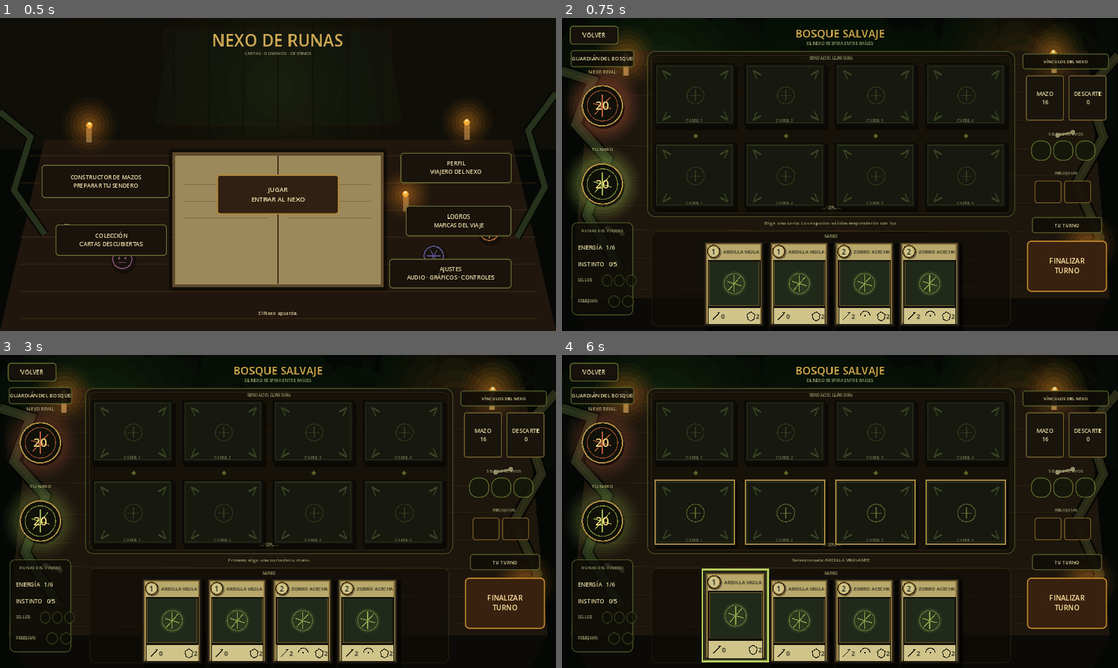
Above: before the commit, frames 1-4 (two rows, left to right).
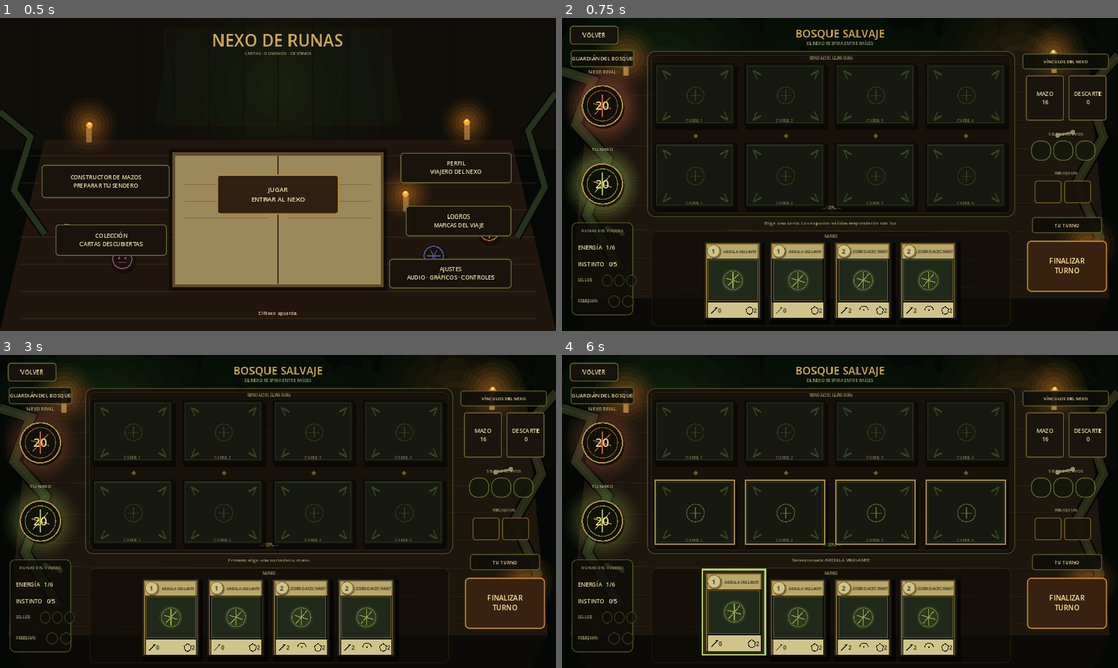
Above: after the commit, the same moments.

Repository: LoloscarPrr/Nexo-de-runas-v2
Game: Godot game, scene res://scenes/main.tscn
The game is run twice, just before and just after one commit, with the same random seed, the same clock (stepped at 60 frames per second) and the same inputs.
Inputs (mouse positions are in pixels of both pictures, inside the frame that each line leads up to):
- Up to frame 1 (0.5 s): no input
- Up to frame 2 (0.75 s): click "JUGAR ENTRAR AL NEXO" at 0.5 s
- Up to frame 3 (3 s): click "VOLVER" at 1.25 s; click "JUGAR ENTRAR AL NEXO" at 2 s; click (133, 511) at 2.77 s
- Up to frame 4 (6 s): click (784, 511) at 3.52 s; click (878, 511) at 4.27 s; click (967, 511) at 5.02 s; click (734, 621) at 5.77 s

Frame 1 is identical in both runs. In frame 2, 4.1% of the frame differs, in the area x 25-72%, y 71-99%; in frame 3, 4.1%; in frame 4, 4.6%, in the area x 25-72%, y 68-99%.

Commit message:
Fit physical cards cleanly in mobile battle slots

Diff:
--- a/scripts/ui/canonical_forest_card.gd
+++ b/scripts/ui/canonical_forest_card.gd
@@ -59,7 +59,9 @@
 	card_ready = is_ready
 	_cached_art_id = ""
 	_cached_texture = null
-	custom_minimum_size = Vector2(128, 182) if compact else Vector2(148, 205)
+	# Las cartas del tablero reciben su tamaño del carril. No deben forzar un
+	# mínimo mayor que el hueco y sobresalir como ocurría en la build anterior.
+	custom_minimum_size = Vector2.ZERO if compact else Vector2(132, 184)
 	scale = Vector2(1.045, 1.045) if selected else Vector2.ONE
 	if is_inside_tree():
 		_restore_pose()
@@ -86,58 +88,64 @@
 func _draw() -> void:
 	var w := size.x
 	var h := size.y
-	if w < 80 or h < 110:
-		return
-	draw_rect(Rect2(7, 8, w - 5, h - 4), Color(0, 0, 0, 0.62))
+	if w < 66 or h < 92:
+		return
+	draw_rect(Rect2(5, 6, w - 3, h - 2), Color(0, 0, 0, 0.62))
 	draw_rect(Rect2(1, 1, w - 7, h - 7), BARK_DARK)
 	draw_rect(Rect2(4, 4, w - 13, h - 13), BARK)
 	draw_rect(Rect2(7, 7, w - 19, h - 19), PARCHMENT_DARK)
 	draw_rect(Rect2(10, 10, w - 25, h - 25), PARCHMENT)
 	draw_rect(Rect2(10, 10, w - 25, h - 25), BRASS, false, 1.5)
 	var font := ThemeDB.fallback_font
-	var head_h := 31.0 if compact else 36.0
-	var stat_h := 34.0 if compact else 39.0
+	var head_h := 26.0 if compact else 34.0
+	var stat_h := 29.0 if compact else 37.0
 	var title_text := str(card.get("name", "CARTA"))
-	var title_size := 9 if compact else 11
-	if title_text.length() > 19:
+	var title_size := 8 if compact else 9
+	if title_text.length() > 16:
 		title_size -= 1
-	var badge_center := Vector2(25, 26)
-	draw_circle(badge_center + Vector2(2, 2), 16.0, Color(0, 0, 0, 0.38))
-	draw_circle(badge_center, 15.0, BARK_DARK)
-	draw_circle(badge_center, 12.5, PARCHMENT_LIGHT)
-	draw_arc(badge_center, 12.5, 0, TAU, 24, BRASS, 2.0)
-	draw_string(font, Vector2(15, 33), str(int(card.get("cost", 0))), HORIZONTAL_ALIGNMENT_CENTER, 20, 16, INK)
-	draw_string(font, Vector2(44, 31), title_text, HORIZONTAL_ALIGNMENT_CENTER, w - 58, title_size, INK)
-	draw_line(Vector2(17, head_h + 8), Vector2(w - 19, head_h + 8), Color(0.25, 0.22, 0.12, 0.65), 1.0)
-	var art_top := head_h + 13.0
-	var art_bottom := h - stat_h - 15.0
-	var art_rect := Rect2(15, art_top, w - 33, maxf(38.0, art_bottom - art_top))
+	if title_text.length() > 22:
+		title_size -= 1
+	var badge_center := Vector2(22, 22) if compact else Vector2(25, 25)
+	var badge_r := 12.5 if compact else 14.0
+	draw_circle(badge_center + Vector2(2, 2), badge_r + 2.0, Color(0, 0, 0, 0.38))
+	draw_circle(badge_center, badge_r + 1.0, BARK_DARK)
+	draw_circle(badge_center, badge_r, PARCHMENT_LIGHT)
+	draw_arc(badge_center, badge_r, 0, TAU, 24, BRASS, 2.0)
+	draw_string(font, Vector2(badge_center.x - 9, badge_center.y + 6), str(int(card.get("cost", 0))), HORIZONTAL_ALIGNMENT_CENTER, 18, 14 if compact else 15, INK)
+	draw_string(font, Vector2(39 if compact else 44, 27 if compact else 30), title_text, HORIZONTAL_ALIGNMENT_CENTER, w - (51 if compact else 58), title_size, INK)
+	draw_line(Vector2(15, head_h + 7), Vector2(w - 17, head_h + 7), Color(0.25, 0.22, 0.12, 0.65), 1.0)
+
+	var art_top := head_h + 11.0
+	var art_bottom := h - stat_h - 13.0
+	var art_rect := Rect2(13, art_top, w - 29, maxf(32.0, art_bottom - art_top))
 	draw_rect(art_rect.grow(3), BARK_DARK)
 	draw_rect(art_rect, Color("20291a"))
 	_draw_art(art_rect)
 	draw_rect(art_rect, BRASS.darkened(0.25), false, 1.5)
+
 	var card_type := str(card.get("type", ""))
-	var stat_y := h - stat_h - 11.0
+	var stat_y := h - stat_h - 10.0
 	if card_type == Catalog.TYPE_CREATURE:
-		draw_rect(Rect2(13, stat_y, w - 29, stat_h), PARCHMENT_LIGHT)
-		draw_rect(Rect2(13, stat_y, w - 29, stat_h), INK, false, 1.5)
+		draw_rect(Rect2(11, stat_y, w - 25, stat_h), PARCHMENT_LIGHT)
+		draw_rect(Rect2(11, stat_y, w - 25, stat_h), INK, false, 1.5)
 		var atk := current_attack if current_attack >= 0 else int(card.get("attack", 0))
 		var hp := current_health if current_health >= 0 else int(card.get("health", 0))
-		_draw_stat_glyph(Vector2(31, stat_y + stat_h * 0.51), atk, true)
+		_draw_stat_glyph(Vector2(26, stat_y + stat_h * 0.51), atk, true)
 		_draw_keyword_rune(Rect2(w * 0.36, stat_y + 2, w * 0.28, stat_h - 4))
-		_draw_stat_glyph(Vector2(w - 37, stat_y + stat_h * 0.51), hp, false)
+		_draw_stat_glyph(Vector2(w - 34, stat_y + stat_h * 0.51), hp, false)
 	else:
-		draw_rect(Rect2(13, stat_y, w - 29, stat_h), Color("94844f"))
-		draw_rect(Rect2(13, stat_y, w - 29, stat_h), INK, false, 1.5)
+		draw_rect(Rect2(11, stat_y, w - 25, stat_h), Color("94844f"))
+		draw_rect(Rect2(11, stat_y, w - 25, stat_h), INK, false, 1.5)
 		var kind := "RITO"
 		if card_type == Catalog.TYPE_RELIC:
 			kind = "RELIQUIA"
 		elif card_type == Catalog.TYPE_SEAL:
 			kind = "SELLO"
-		draw_string(font, Vector2(18, stat_y + stat_h * 0.68), kind, HORIZONTAL_ALIGNMENT_CENTER, w - 39, 11, INK)
+		draw_string(font, Vector2(16, stat_y + stat_h * 0.68), kind, HORIZONTAL_ALIGNMENT_CENTER, w - 35, 9 if compact else 10, INK)
+
 	if not card_ready and card_type == Catalog.TYPE_CREATURE:
-		draw_rect(art_rect, Color(0.03, 0.04, 0.02, 0.28))
-		draw_string(font, Vector2(art_rect.position.x, art_rect.end.y - 8), "EN ESPERA", HORIZONTAL_ALIGNMENT_CENTER, art_rect.size.x, 9, Color(0.84, 0.80, 0.58, 0.88))
+		draw_rect(art_rect, Color(0.03, 0.04, 0.02, 0.30))
+		draw_string(font, Vector2(art_rect.position.x, art_rect.end.y - 6), "EN ESPERA", HORIZONTAL_ALIGNMENT_CENTER, art_rect.size.x, 8, Color(0.84, 0.80, 0.58, 0.90))
 	if selected:
 		draw_rect(Rect2(-1, -1, w - 3, h - 3), GLOW, false, 4.0)
 		draw_rect(Rect2(3, 3, w - 11, h - 11), Color(GLOW.r, GLOW.g, GLOW.b, 0.24), false, 2.0)
@@ -175,12 +183,12 @@
 func _draw_stat_glyph(center: Vector2, value: int, attack_stat: bool) -> void:
 	var font := ThemeDB.fallback_font
 	if attack_stat:
-		draw_line(center + Vector2(-8, 8), center + Vector2(7, -7), INK, 2.0)
-		draw_line(center + Vector2(3, -8), center + Vector2(9, -8), INK, 2.0)
+		draw_line(center + Vector2(-7, 7), center + Vector2(6, -6), INK, 2.0)
+		draw_line(center + Vector2(2, -7), center + Vector2(8, -7), INK, 2.0)
 	else:
-		var pts := PackedVector2Array([center + Vector2(0, -10), center + Vector2(9, -4), center + Vector2(7, 7), center + Vector2(0, 11), center + Vector2(-7, 7), center + Vector2(-9, -4), center + Vector2(0, -10)])
-		draw_polyline(pts, INK, 1.8)
-	draw_string(font, center + Vector2(11, 6), str(value), HORIZONTAL_ALIGNMENT_LEFT, 20, 15, INK)
+		var pts := PackedVector2Array([center + Vector2(0, -9), center + Vector2(8, -3), center + Vector2(6, 6), center + Vector2(0, 9), center + Vector2(-6, 6), center + Vector2(-8, -3), center + Vector2(0, -9)])
+		draw_polyline(pts, INK, 1.7)
+	draw_string(font, center + Vector2(9, 5), str(value), HORIZONTAL_ALIGNMENT_LEFT, 18, 13, INK)
 
 func _draw_keyword_rune(rect: Rect2) -> void:
 	var keywords: Array = card.get("keywords", [])
@@ -188,18 +196,18 @@
 		return
 	var code := str(keywords[0])
 	var c := rect.get_center()
-	var r := minf(rect.size.x, rect.size.y) * 0.32
+	var r := minf(rect.size.x, rect.size.y) * 0.30
 	match code:
 		"EMBOSCADA":
-			draw_arc(c, r, PI, TAU, 16, INK, 1.8)
+			draw_arc(c, r, PI, TAU, 16, INK, 1.7)
 			draw_circle(c + Vector2(0, -1), r * 0.18, INK)
 		"MANADA":
 			for dx in [-0.55, 0.0, 0.55]:
 				var p := c + Vector2(float(dx) * r, 0)
-				draw_circle(p, r * 0.20, INK, false, 1.7)
+				draw_circle(p, r * 0.20, INK, false, 1.6)
 		"GUARDIA":
 			var pts := PackedVector2Array([c + Vector2(0, -r), c + Vector2(r * 0.78, -r * 0.35), c + Vector2(r * 0.58, r * 0.75), c + Vector2(0, r), c + Vector2(-r * 0.58, r * 0.75), c + Vector2(-r * 0.78, -r * 0.35), c + Vector2(0, -r)])
-			draw_polyline(pts, INK, 1.8)
+			draw_polyline(pts, INK, 1.7)
 		_:
 			draw_arc(c, r, 0, TAU, 16, INK, 1.5)
 			draw_line(c + Vector2(-r, 0), c + Vector2(r, 0), INK, 1.5)
